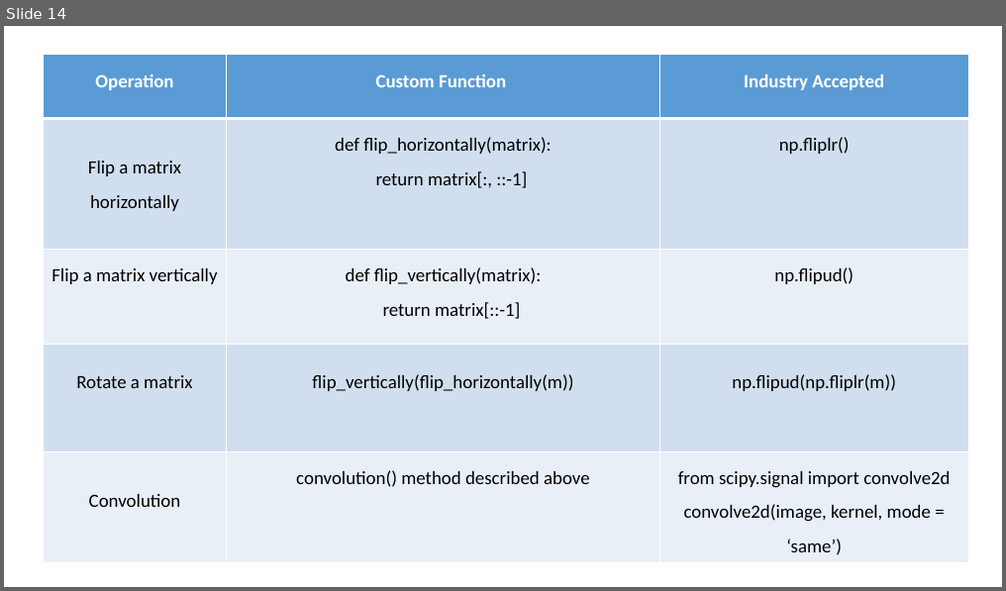
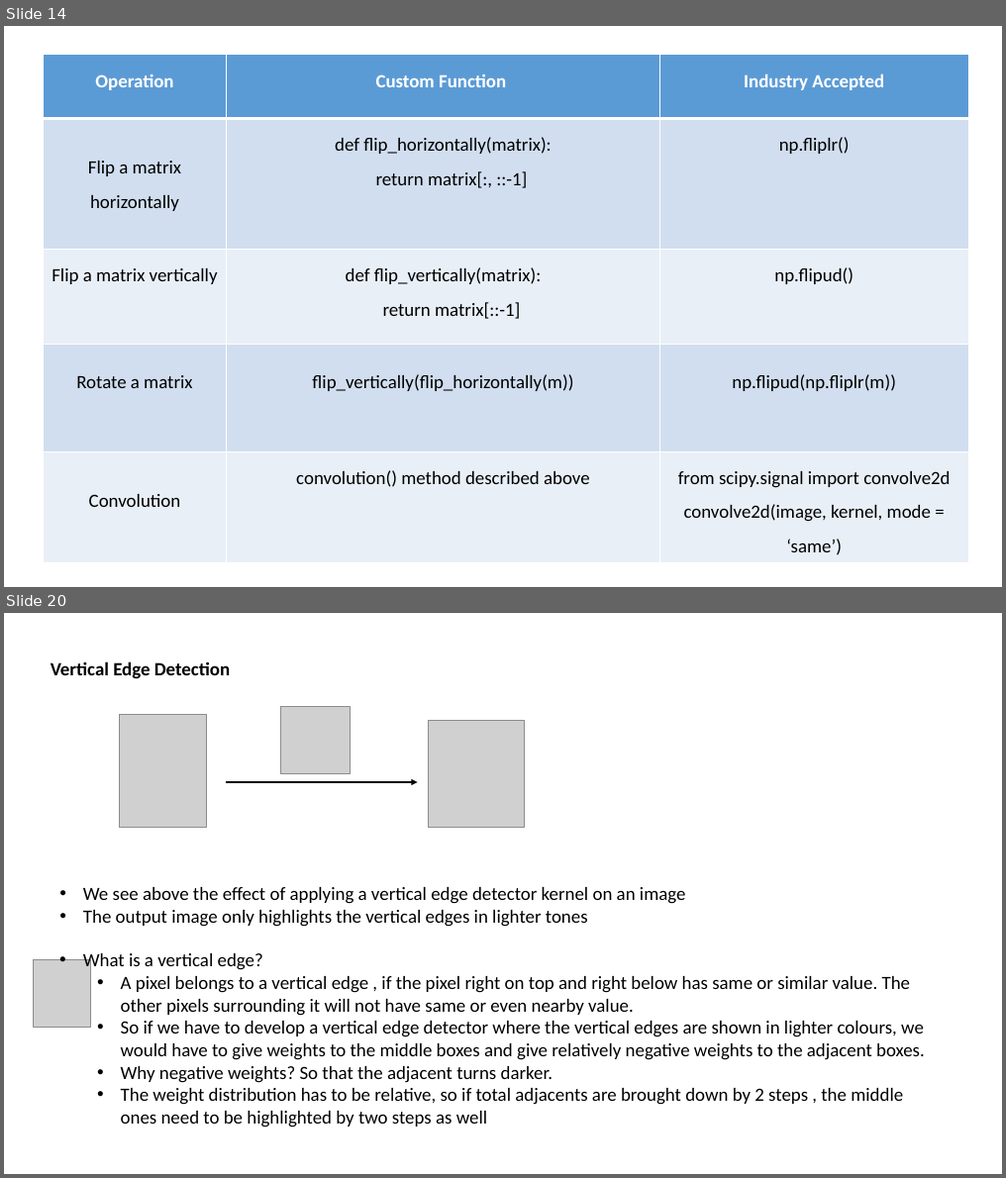
Before and after one commit to in-tandem/real_world_use_cases_1, a slide deck: images_playground/Convolution.pptx. Shown one above the other, each under a label of ours: slide 14 before the commit, slides 14 and 20 after it; the slides between them are not shown. The pictures are 1006x591 and 1006x1178 pixels, drawn with LibreOffice and Linux fonts; fonts in the diff are those of the drawing; grey boxes stand for pictures. Boxes give left, top, right and bottom in pixels: in the first picture for what was removed or moved away, otherwise in the second. Text is boxed around its words. In the diff, an @@ line names an element or a change of style, - is before the commit and + after.

```diff
--- a/images_playground/Convolution.pptx
+++ b/images_playground/Convolution.pptx
@@ slide 20 added at <box>4,613,1002,1174</box>, background #FFFFFF @@
@@ text added at <box>51,662,230,679</box>, 18 pt, text #000000, bold @@
+Vertical Edge Detection
@@ picture added at <box>119,715,207,828</box> @@
@@ picture added at <box>281,707,350,773</box> @@
@@ picture added at <box>428,720,525,827</box> @@
@@ arrow added from (226, 782) to (417, 782), #000000 1.5 pt @@
@@ text added at <box>83,887,686,927</box>, 18 pt, text #000000 @@
+• We see above the effect of applying a vertical edge detector kernel on an image
+• The output image only highlights the vertical edges in lighter tones
@@ picture added at <box>33,960,90,1028</box> @@
@@ text added at <box>83,954,925,1128</box>, 18 pt, text #000000 @@
+• What is a vertical edge?
+  • A pixel belongs to a vertical edge , if the pixel right on top and right below has same or similar value. The other pixels surrounding it will not have same or even nearby value.
+  • So if we have to develop a vertical edge detector where the vertical edges are shown in lighter colours, we would have to give weights to the middle boxes and give relatively negative weights to the adjacent boxes.
+  • Why negative weights? So that the adjacent turns darker.
+  • The weight distribution has to be relative, so if total adjacents are brought down by 2 steps , the middle ones need to be highlighted by two steps as well
```
Also in this commit, not shown: 1 slide changed, 11 other slides added, 13 other files.
